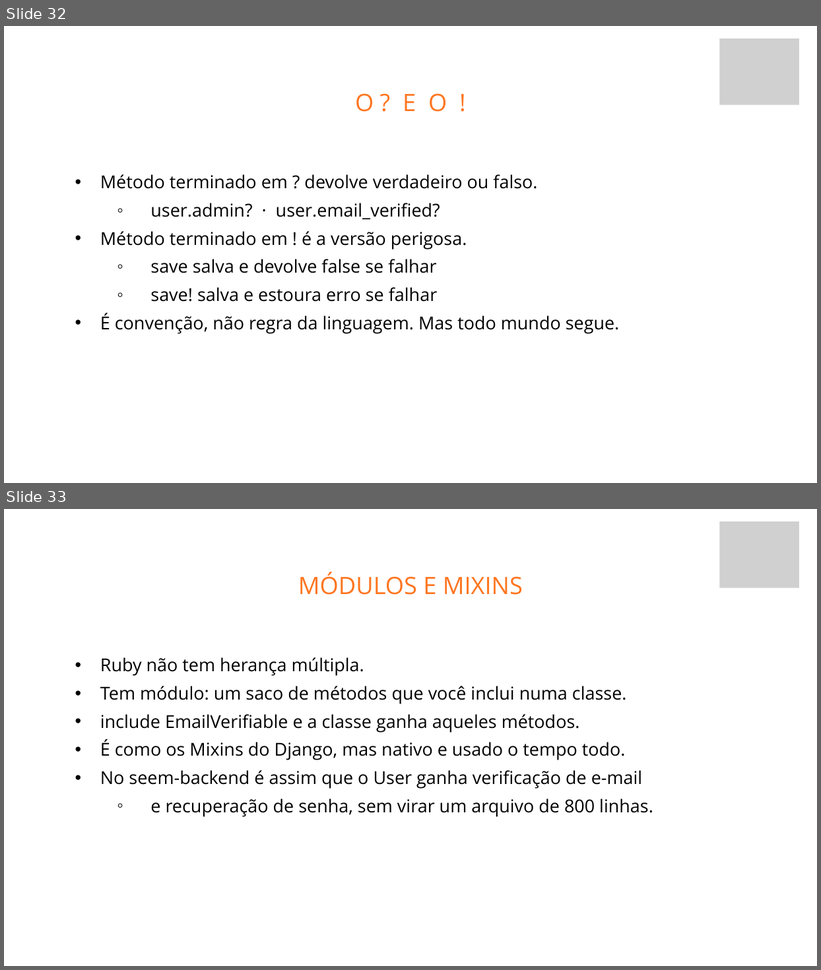
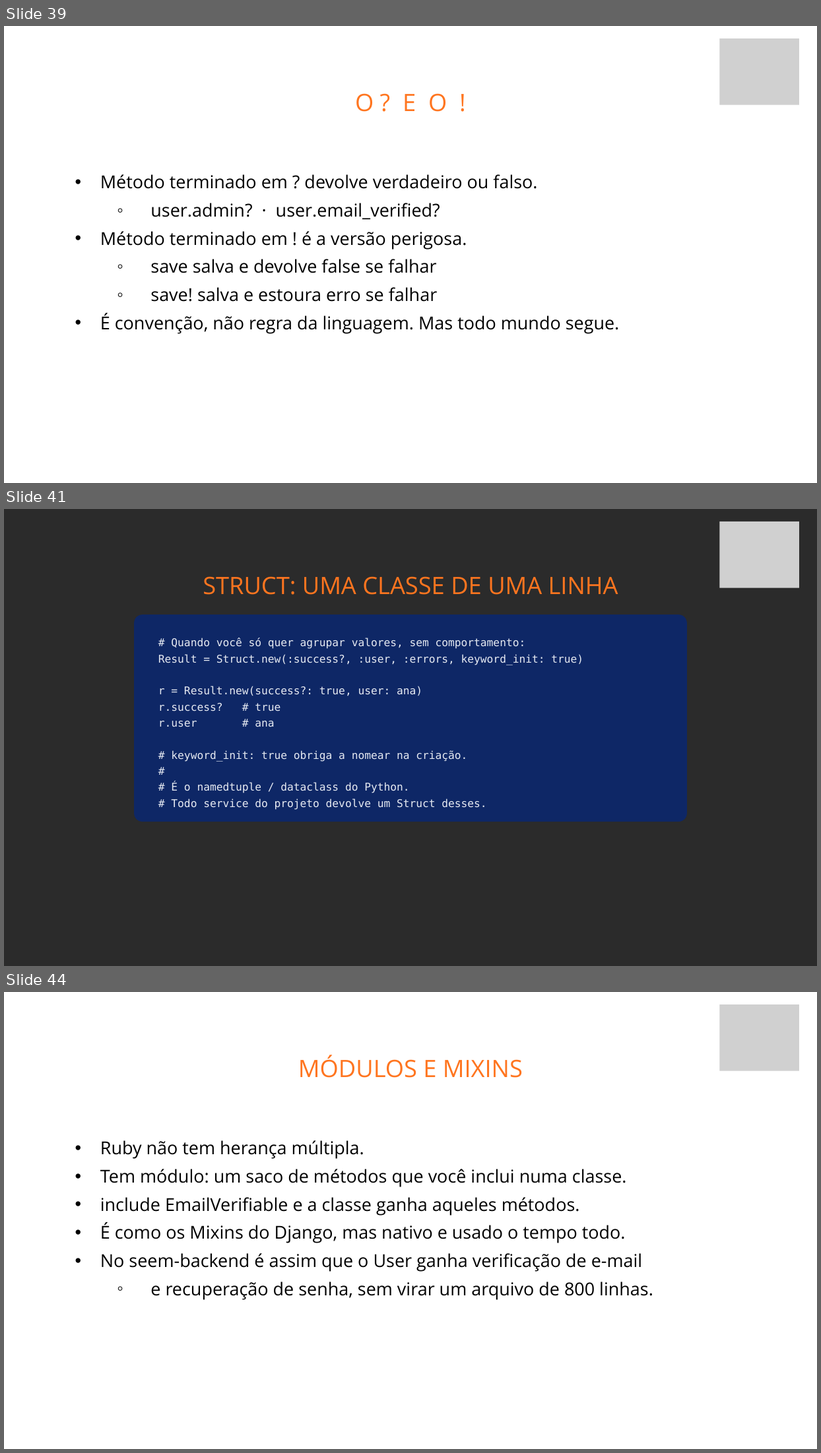
Before and after one commit to fabriciosiqueira08/capacitacao-gabarito, a slide deck: slides/build/aula-01-fundamentos-de-back-end.pptx. Shown one above the other, each under a label of ours: slides 32 and 33 before the commit, slides 39, 41 and 44 after it; the slides between them are not shown. The pictures are 821x970 and 821x1453 pixels, drawn with LibreOffice and Linux fonts; fonts in the diff are those of the drawing; grey boxes stand for pictures; background and template pictures are left out; a plain dark background stands for a picture behind light text. Boxes give left, top, right and bottom in pixels: in the first picture for what was removed or moved away, otherwise in the second. Text is boxed around its words. In the diff, an @@ line names an element or a change of style, - is before the commit and + after.

```diff
--- a/slides/build/aula-01-fundamentos-de-back-end.pptx
+++ b/slides/build/aula-01-fundamentos-de-back-end.pptx
@@ slide 41 added at (4, 509, 817, 966), background picture (left out) @@
@@ picture added at (719, 522, 799, 588) @@
@@ text added at (203, 576, 618, 595), 42.4 pt, text #FF751F @@
+STRUCT: UMA CLASSE DE UMA LINHA
@@ rounded rectangle added at (134, 615, 687, 822), fill #0E2766 @@
@@ text added at (158, 638, 583, 810), 18.9 pt, text #E6EAF2 @@
+# Quando você só quer agrupar valores, sem comportamento:
+Result = Struct.new(:success?, :user, :errors, keyword_init: true)
+r = Result.new(success?: true, user: ana)
+r.success? # true
+r.user # ana
+# keyword_init: true obriga a nomear na criação.
+#
+# É o namedtuple / dataclass do Python.
+# Todo service do projeto devolve um Struct desses.
@@ what was slide 32 is now slide 39 @@
@@ what was slide 33 is now slide 44 @@
```
Also in this commit, not shown: 12 other slides added, 25 other files.
